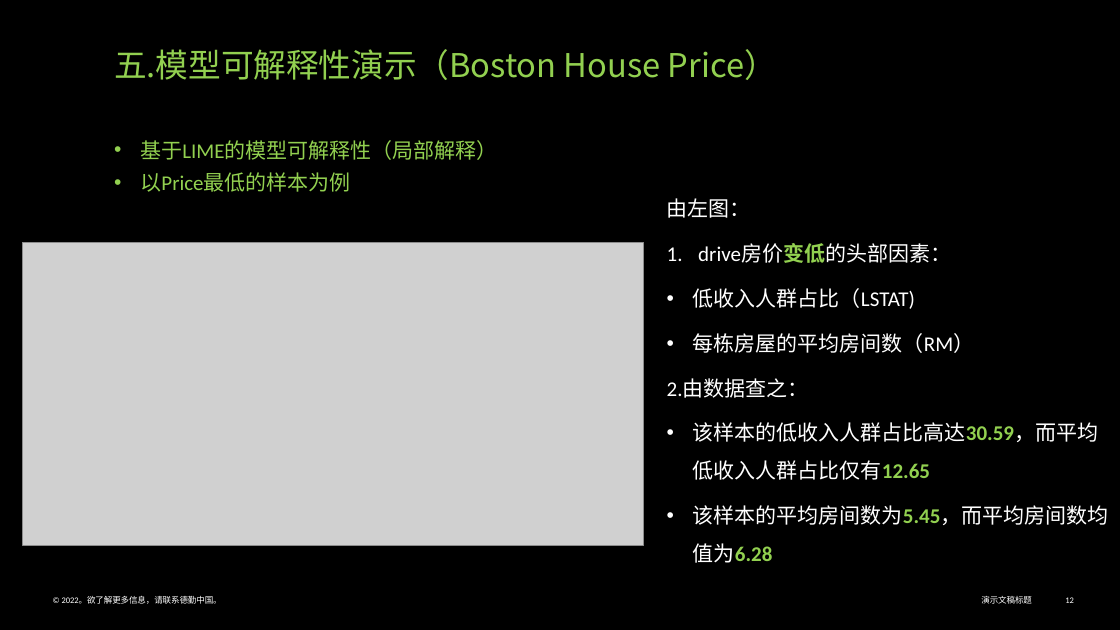
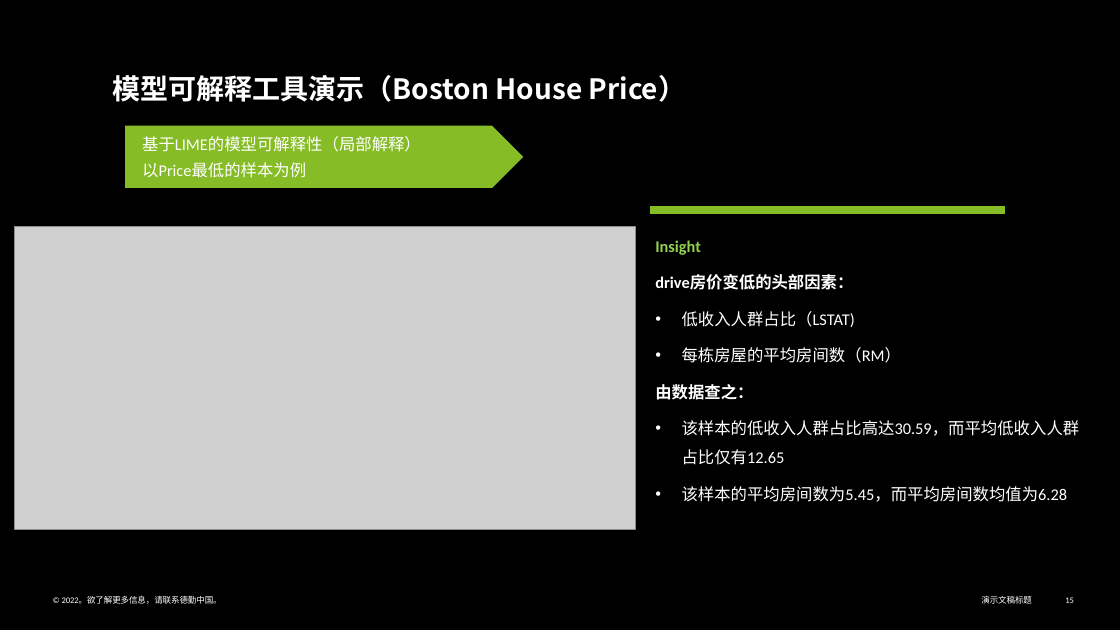
Before and after one commit to Vihagle/ML-Explaination, a slide deck: slide 15 of 模型可解释性.pptx (slide 12 before the commit). Drawn at 1120x630 pixels with LibreOffice and Linux fonts; fonts in the diff are those of the drawing; grey boxes stand for pictures. Boxes give left, top, right and bottom in pixels: in the first picture for what was removed or moved away, otherwise in the second. Text is boxed around its words. In the diff, an @@ line names an element or a change of style, - is before the commit and + after.

```diff
--- a/模型可解释性.pptx
+++ b/模型可解释性.pptx
@@ text at <box>113,75,687,102</box>: text changed; size 18 to 24 pt; font Calibri to Noto Sans CJK SC; text colour #92D050 to #FFFFFF; bold on @@
-五.模型可解释性演示（Boston House Price）
-• 基于LIME的模型可解释性（局部解释）
-• 以Price最低的样本为例
+模型可解释工具演示（Boston House Price）
@@ pentagon arrow added at <box>125,126,523,188</box>, fill #86BC25, 14 pt, text #FFFFFF @@
+基于LIME的模型可解释性（局部解释）
+以Price最低的样本为例
@@ math minus added at <box>586,194,1070,226</box>, fill #86BC25 @@
@@ picture: place and size @@
-picture at <box>23,243,644,545</box>
+picture at <box>14,227,635,529</box>
@@ text "Insight": place and size @@
-text "Insight" at <box>667,198,1109,563</box>
+text "Insight" at <box>655,240,1080,502</box>
@@ text at <box>655,240,701,255</box>: text changed; size 18 to 14 pt; text colour #FFFFFF to #92D050; bold on @@
-由左图：
+Insight
@@ text at <box>655,275,1080,502</box>: size 18 to 14 pt in "drive房价变低的头部因素：", "低收入人群占比（LSTAT)", "每栋房屋的平均房间数（RM）", "该样本的低收入人群占比高达30.59，而平均低收入人群占比仅有12.65" and 1 more places; text colour #92D050 to #FFFFFF in "drive房价变低的头部因素：", "该样本的低收入人群占比高达30.59，而平均低收入人群占比仅有12.65", "该样本的平均房间数为5.45，而平均房间数均值为6.28"; bold on in "drive房价变低的头部因素："; bold off in "该样本的低收入人群占比高达30.59，而平均低收入人群占比仅有12.65", "该样本的平均房间数为5.45，而平均房间数均值为6.28"; bullet 1. to none @@
@@ text at <box>655,384,753,400</box>: text changed; size 18 to 14 pt; bold on @@
-2.由数据查之：
+由数据查之：
@@ page number at <box>1065,597,1074,603</box>: text changed @@
-12
+15
```
Also in this commit, not shown: 12 other slides changed, 5 slides added, 1 slide removed, 1 other file.
